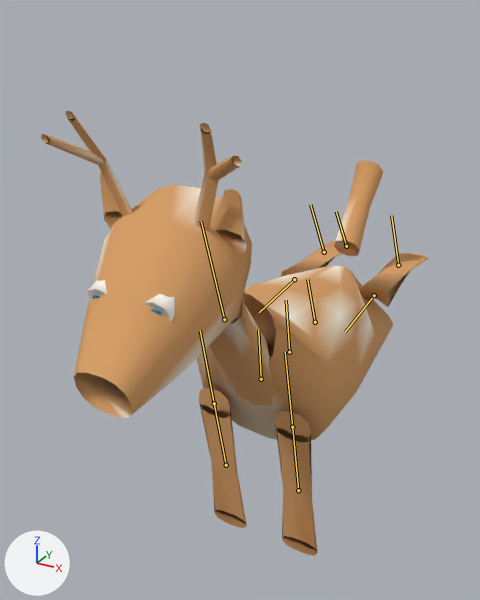
A saved change to the glTF model web/public/models/deer.glb.
Before and after are seen from a 50 mm lens placed at (0.708, -1.619, 1.231), pointed at (-0.128, -0.099, 0.471). The axes (+X, +Y, +Z) are drawn at lower left. The lights are the same throughout. The picture after the commit comes second. Both versions are drawn at frame 0 of the action 'sit'; the numbers are the values there. The bones that change, and the others that lie on the model, are drawn over the model as lines.

Objects in the first picture: 'body', 'eyeL', 'eyeR'.
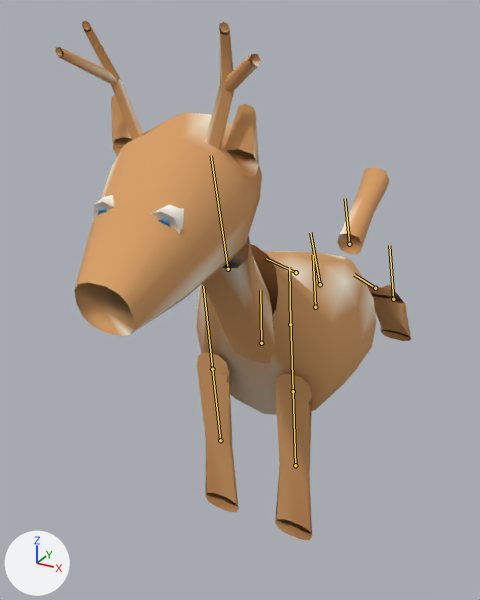
Where the change shows, as pixel boxes (x1, y1, x2, y2) in the pictures (480 x 600 px):
```json
{"object": "body", "change": "posed", "before": [41, 111, 428, 556], "after": [55, 21, 411, 540], "on screen": "8% narrower, 17% taller"}
{"object": "eyeR", "change": "posed", "before": [144, 294, 175, 322], "after": [151, 204, 184, 233], "on screen": "6% wider"}
{"object": "eyeL", "change": "posed", "before": [88, 280, 107, 301], "after": [94, 195, 115, 219], "on screen": "10% wider, 14% taller"}
{"object": "irisR", "change": "posed", "before": [151, 308, 162, 317], "after": [158, 219, 170, 228], "on screen": "mostly hidden"}
{"object": "irisL", "change": "posed", "before": [93, 295, 100, 299], "after": [98, 209, 107, 215], "on screen": "mostly hidden"}
{"bone": "hips", "before": "(315, 322) to (307, 279)", "after": "(315, 307) to (313, 255)"}
{"bone": "spine", "before": "(289, 352) to (286, 300)", "after": "(290, 324) to (289, 267)"}
{"bone": "chest", "before": "(261, 379) to (258, 330)", "after": "(261, 343) to (260, 290)"}
{"bone": "neck", "before": "(224, 319) to (201, 221)", "after": "(228, 269) to (211, 155)"}
{"bone": "leg-front-left", "before": "(214, 403) to (200, 330)", "after": "(212, 369) to (203, 286)"}
{"bone": "leg-front-right", "before": "(292, 427) to (285, 352)", "after": "(293, 391) to (290, 304)"}
{"bone": "tail", "before": "(346, 246) to (336, 211)", "after": "(349, 244) to (345, 198)"}
{"bone": "leg-back-left", "before": "(294, 279) to (259, 312)", "after": "(296, 272) to (266, 258)"}
{"bone": "leg-back-left-low", "before": "(324, 252) to (310, 204)", "after": "(320, 284) to (310, 232)"}
{"bone": "leg-back-right", "before": "(374, 295) to (345, 332)", "after": "(375, 288) to (354, 274)"}
{"bone": "leg-back-right-low", "before": "(398, 265) to (391, 215)", "after": "(393, 299) to (389, 245)"}
```

Edits to the scene script, one JSON object a line:
```json
{"block": "bone_hips", "where": "bone_hips = bpy.data.objects['animal-deer'].pose.bones['hips']"}
{"op": "set", "path": "bone_hips.location", "old": "(0.0, -0.198, 0.0)", "new": "(0.0, -0.146, 0.0)"}
{"op": "set", "path": "bone_hips.rotation_quaternion", "old": "(0.978, 0.208, 0.0, 0.0)", "new": "(0.994, 0.11, 0.0, 0.0)", "note": "degrees (24, 0, 0) -> degrees (13, 0, 0)"}
{"block": "bone_spine", "where": "bone_spine = bpy.data.objects['animal-deer'].pose.bones['spine']  # child of 'hips'"}
{"op": "set", "path": "bone_spine.rotation_quaternion", "old": "(0.994, -0.11, 0.0, 0.0)", "new": "(0.998, -0.06, 0.0, 0.0)", "note": "degrees (-13, 0, 0) -> degrees (-7, 0, 0)"}
{"block": "bone_chest", "where": "bone_chest = bpy.data.objects['animal-deer'].pose.bones['chest']  # child of 'spine'"}
{"op": "set", "path": "bone_chest.rotation_quaternion", "old": "(0.999, -0.04, 0.0, 0.0)", "new": "(1.0, -0.02, 0.0, 0.0)", "note": "degrees (-5, 0, 0) -> degrees (-2, 0, 0)"}
{"block": "bone_neck", "where": "bone_neck = bpy.data.objects['animal-deer'].pose.bones['neck']  # child of 'chest'"}
{"op": "set", "path": "bone_neck.rotation_quaternion", "old": "(0.994, 0.11, 0.0, 0.0)", "new": "(0.996, 0.09, 0.0, 0.0)", "note": "degrees (13, 0, 0) -> degrees (10, 0, 0)"}
{"block": "bone_leg_front_left", "where": "bone_leg_front_left = bpy.data.objects['animal-deer'].pose.bones['leg-front-left']  # child of 'chest'"}
{"op": "set", "path": "bone_leg_front_left.rotation_quaternion", "old": "(0.998, 0.06, 0.0, 0.0)", "new": "(0.999, 0.04, 0.0, 0.0)", "note": "degrees (7, 0, 0) -> degrees (5, 0, 0)"}
{"block": "bone_leg_front_right", "where": "bone_leg_front_right = bpy.data.objects['animal-deer'].pose.bones['leg-front-right']  # child of 'chest'"}
{"op": "set", "path": "bone_leg_front_right.rotation_quaternion", "old": "(0.998, 0.06, 0.0, 0.0)", "new": "(0.999, 0.04, 0.0, 0.0)", "note": "degrees (7, 0, 0) -> degrees (5, 0, 0)"}
{"block": "bone_tail", "where": "bone_tail = bpy.data.objects['animal-deer'].pose.bones['tail']  # child of 'hips'"}
{"op": "set", "path": "bone_tail.rotation_quaternion", "old": "(0.992, 0.125, 0.0, 0.0)", "new": "(0.996, 0.09, 0.0, 0.0)", "note": "degrees (14, 0, 0) -> degrees (10, 0, 0)"}
{"block": "bone_leg_back_left", "where": "bone_leg_back_left = bpy.data.objects['animal-deer'].pose.bones['leg-back-left']  # child of 'hips'"}
{"op": "set", "path": "bone_leg_back_left.rotation_quaternion", "old": "(0.82, 0.573, 0.0, 0.0)", "new": "(0.911, 0.412, 0.0, 0.0)", "note": "degrees (70, 0, 0) -> degrees (49, 0, 0)"}
{"block": "bone_leg_back_left_low", "where": "bone_leg_back_left_low = bpy.data.objects['animal-deer'].pose.bones['leg-back-left-low']  # child of 'leg-back-left'"}
{"op": "set", "path": "bone_leg_back_left_low.rotation_quaternion", "old": "(0.865, -0.501, 0.0, 0.0)", "new": "(0.952, -0.305, 0.0, 0.0)", "note": "degrees (-60, 0, 0) -> degrees (-36, 0, 0)"}
{"block": "bone_leg_back_right", "where": "bone_leg_back_right = bpy.data.objects['animal-deer'].pose.bones['leg-back-right']  # child of 'hips'"}
{"op": "set", "path": "bone_leg_back_right.rotation_quaternion", "old": "(0.82, 0.573, 0.0, 0.0)", "new": "(0.911, 0.412, 0.0, 0.0)", "note": "degrees (70, 0, 0) -> degrees (49, 0, 0)"}
{"block": "bone_leg_back_right_low", "where": "bone_leg_back_right_low = bpy.data.objects['animal-deer'].pose.bones['leg-back-right-low']  # child of 'leg-back-right'"}
{"op": "set", "path": "bone_leg_back_right_low.rotation_quaternion", "old": "(0.865, -0.501, 0.0, 0.0)", "new": "(0.952, -0.305, 0.0, 0.0)", "note": "degrees (-60, 0, 0) -> degrees (-36, 0, 0)"}
```
